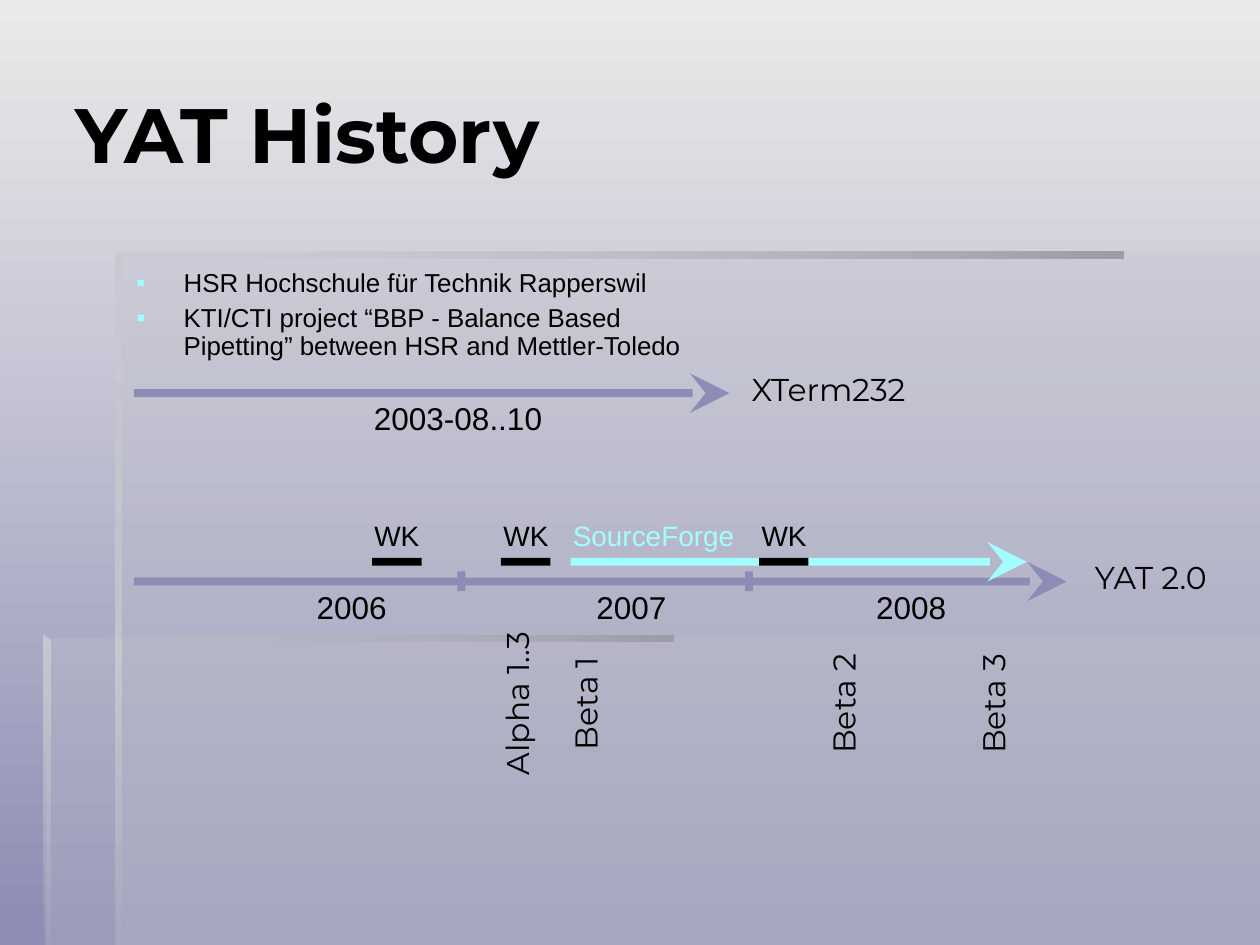
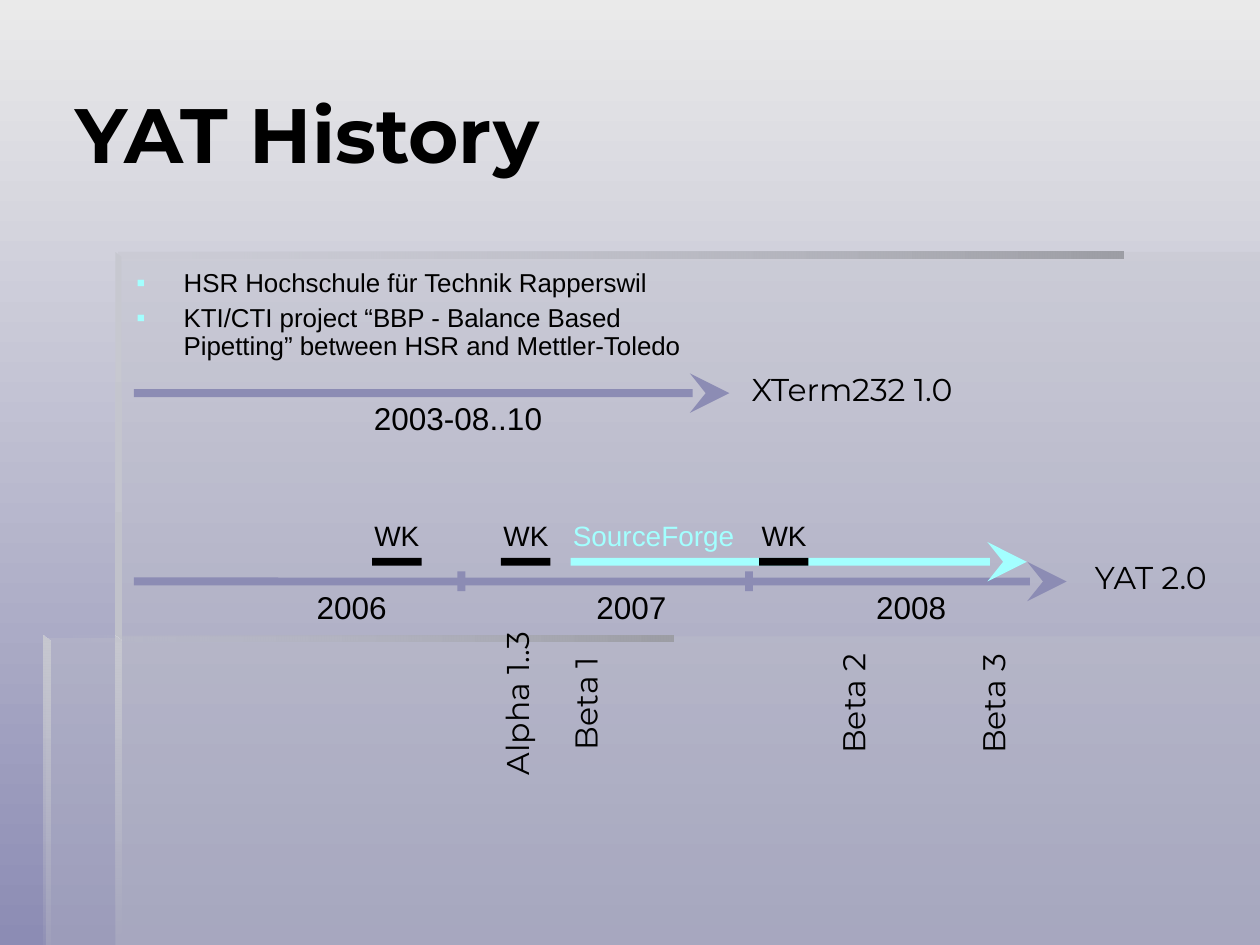
Before and after one commit to icis4/yat, a slide deck: slide 9 of _Doc.User/YAT Presentation/YAT.ppt. Drawn at 1260x945 pixels with LibreOffice and Linux fonts; fonts in the diff are those of the drawing. Boxes give left, top, right and bottom in pixels: in the first picture for what was removed or moved away, otherwise in the second. Text is boxed around its words. In the diff, an @@ line names an element or a change of style, - is before the commit and + after.

```diff
--- a/_Doc.User/YAT Presentation/YAT.ppt
+++ b/_Doc.User/YAT Presentation/YAT.ppt
@@ text at bbox=[752, 378, 953, 401]: text changed @@
-XTerm232
+XTerm232 1.0
@@ text "Beta 2": place and size @@
-text "Beta 2" at bbox=[821, 654, 864, 750]
+text "Beta 2" at bbox=[831, 654, 874, 750]
```
Also in this commit, not shown: 4 other slides changed, 58 other files.
